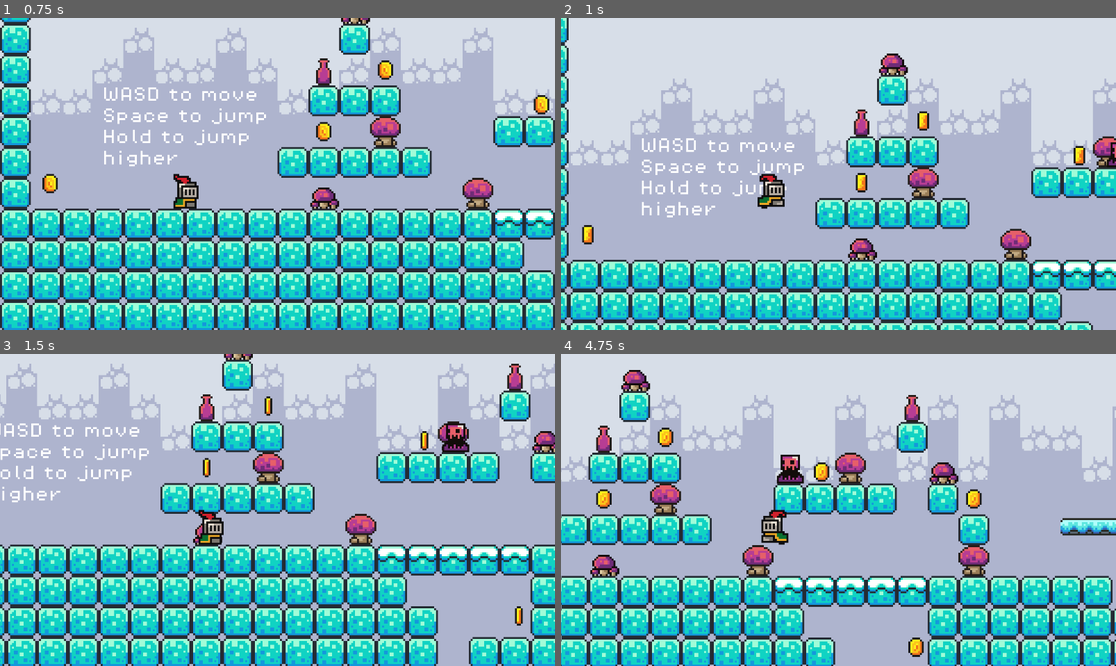
Above: before the commit, frames 1-4 (two rows, left to right).
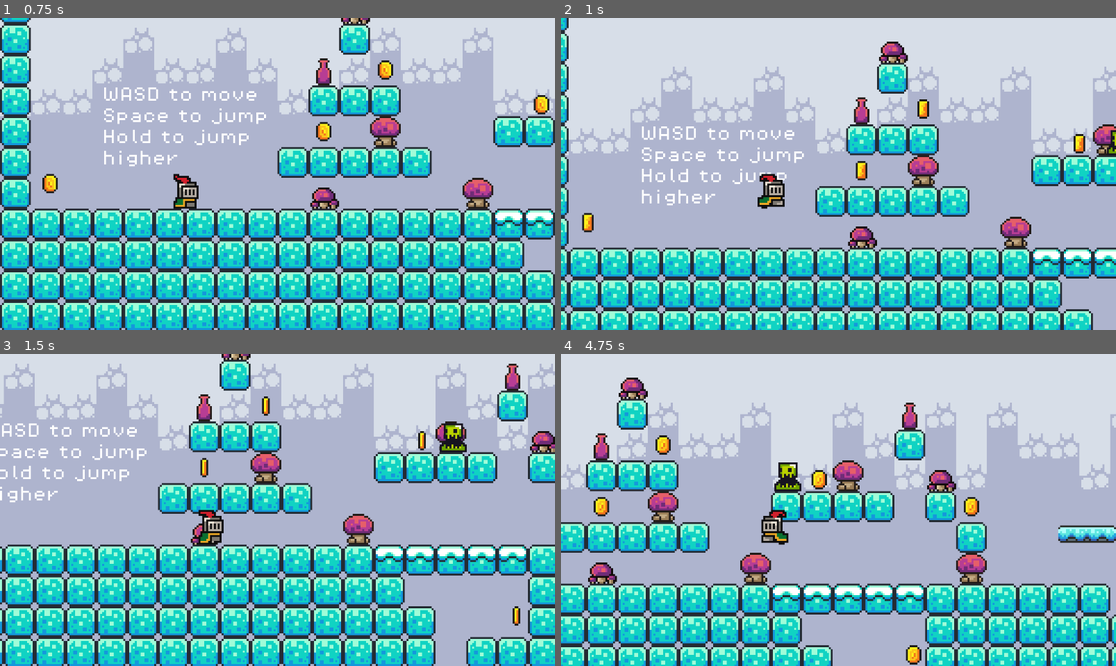
Above: after the commit, the same moments.

Repository: MayhemK/FirstGame
Game: Godot game, scene res://Scenes/game.tscn
The game is run twice, just before and just after one commit, with the same random seed, the same clock (stepped at 60 frames per second) and the same inputs.
Inputs:
- Up to frame 1 (0.75 s): hold D (move_right) from 0.53 s (still down)
- Up to frame 2 (1 s): keep holding D (move_right); tap Space (jump) at 0.77 s
- Up to frame 3 (1.5 s): keep holding D (move_right)
- Up to frame 4 (4.75 s): tap Space (jump) at 1.52, 3.02, 3.77, 4.52 s; release D (move_right) at 2.03 s; hold A (move_left) 2.03-2.78 s; hold D (move_right) 2.78-4.28 s; hold A (move_left) from 4.28 s (still down)

Frame 1 is identical in both runs. In frame 2, 38% of the frame differs, in the area x 0-100%, y 0-100%; in frame 3, 26%; in frame 4, 37%.

Commit message:
green slime for easier visual

Diff:
--- a/Scenes/slime.tscn
+++ b/Scenes/slime.tscn
@@ -1,31 +1,28 @@
 [gd_scene load_steps=10 format=3 uid="uid://1s02pse0jobi"]
 
 [ext_resource type="Script" uid="uid://c4e2j4cyr3eur" path="res://Scenes/slime.gd" id="1_aiwxb"]
-[ext_resource type="Texture2D" uid="uid://8tmwqqt002g4" path="res://sprites/slime_purple.png" id="1_swwnm"]
 [ext_resource type="PackedScene" uid="uid://bm3x8y2k74twl" path="res://Scenes/killzone.tscn" id="2_aiwxb"]
+[ext_resource type="Texture2D" uid="uid://dqike8fmnyj4u" path="res://sprites/slime_green.png" id="2_paq7w"]
 
-[sub_resource type="AtlasTexture" id="AtlasTexture_paq7w"]
-atlas = ExtResource("1_swwnm")
+[sub_resource type="AtlasTexture" id="AtlasTexture_f4si1"]
+atlas = ExtResource("2_paq7w")
 region = Rect2(0, 24, 24, 24)
 
-[sub_resource type="AtlasTexture" id="AtlasTexture_f4si1"]
-atlas = ExtResource("1_swwnm")
+[sub_resource type="AtlasTexture" id="AtlasTexture_5gljc"]
+atlas = ExtResource("2_paq7w")
 region = Rect2(24, 24, 24, 24)
 
-[sub_resource type="AtlasTexture" id="AtlasTexture_5gljc"]
-atlas = ExtResource("1_swwnm")
+[sub_resource type="AtlasTexture" id="AtlasTexture_vblni"]
+atlas = ExtResource("2_paq7w")
 region = Rect2(48, 24, 24, 24)
 
-[sub_resource type="AtlasTexture" id="AtlasTexture_vblni"]
-atlas = ExtResource("1_swwnm")
+[sub_resource type="AtlasTexture" id="AtlasTexture_e388w"]
+atlas = ExtResource("2_paq7w")
 region = Rect2(72, 24, 24, 24)
 
 [sub_resource type="SpriteFrames" id="SpriteFrames_e388w"]
 animations = [{
 "frames": [{
-"duration": 1.0,
-"texture": SubResource("AtlasTexture_paq7w")
-}, {
 "duration": 1.0,
 "texture": SubResource("AtlasTexture_f4si1")
 }, {
@@ -34,6 +31,9 @@
 }, {
 "duration": 1.0,
 "texture": SubResource("AtlasTexture_vblni")
+}, {
+"duration": 1.0,
+"texture": SubResource("AtlasTexture_e388w")
 }],
 "loop": true,
 "name": &"Idle",
--- a/sprites/player.gd
+++ b/sprites/player.gd
@@ -4,7 +4,7 @@
 
 const SPEED = 100.0
 const JUMP_VELOCITY = -280.0
-const LOW_JUMP = 0.6
+const LOW_JUMP = 0.4
 
 
 func _physics_process(delta: float) -> void:
